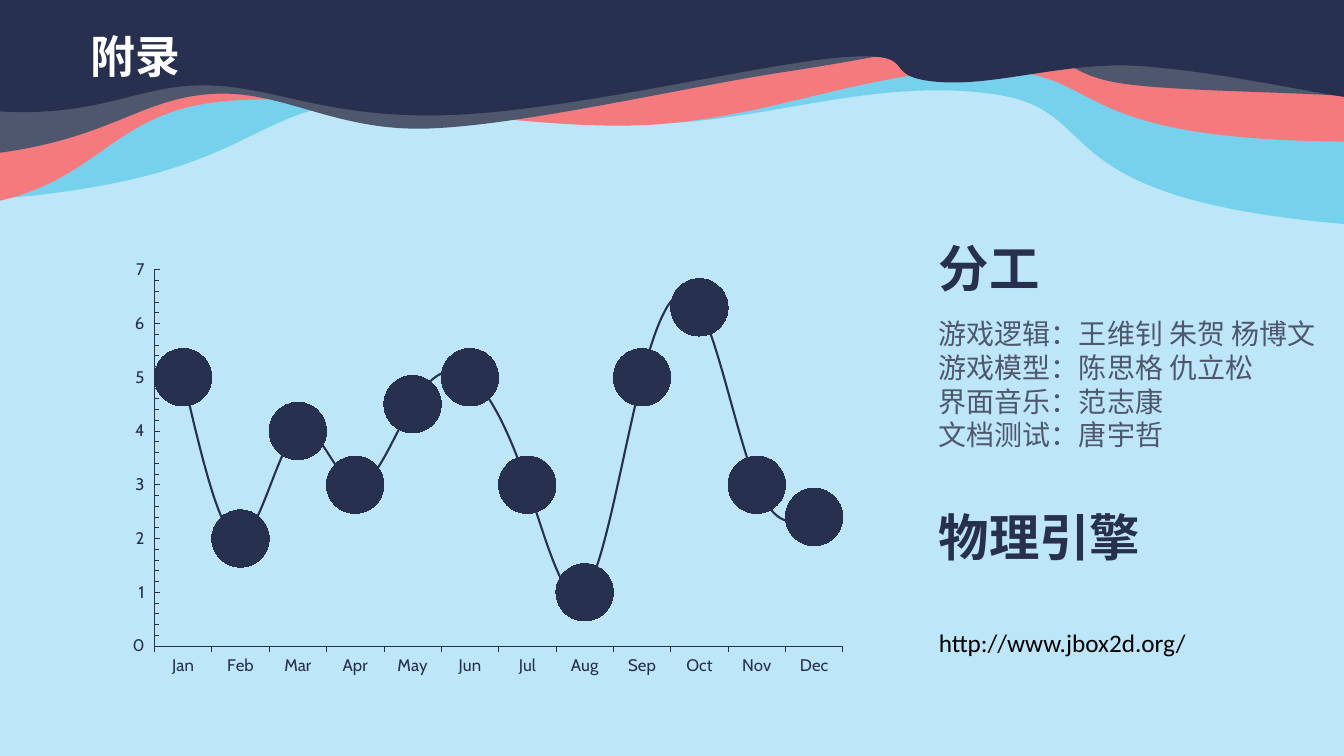
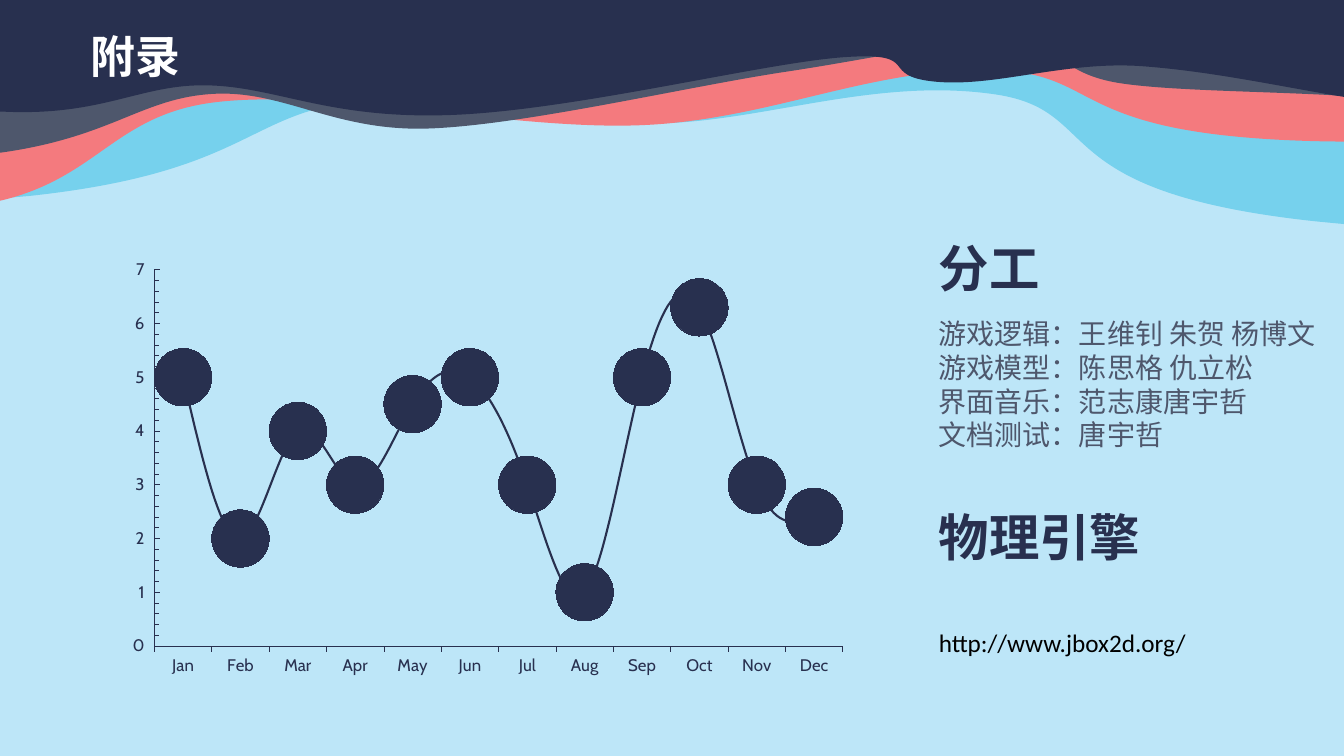
Before and after one commit to AngryToads/Angry-Toads, a slide deck: slide 20 of Angrytoads.pptx. Drawn at 1344x756 pixels with LibreOffice and Linux fonts; fonts in the diff are those of the drawing. Boxes give left, top, right and bottom in pixels: in the first picture for what was removed or moved away, otherwise in the second. Text is boxed around its words. In the diff, an @@ line names an element or a change of style, - is before the commit and + after.

```diff
--- a/Angrytoads.pptx
+++ b/Angrytoads.pptx
@@ text at <box>939,388,1247,414</box>: text changed @@
-界面音乐：范志康
+界面音乐：范志康唐宇哲
```
Also in this commit, not shown: 1 other slide changed.
